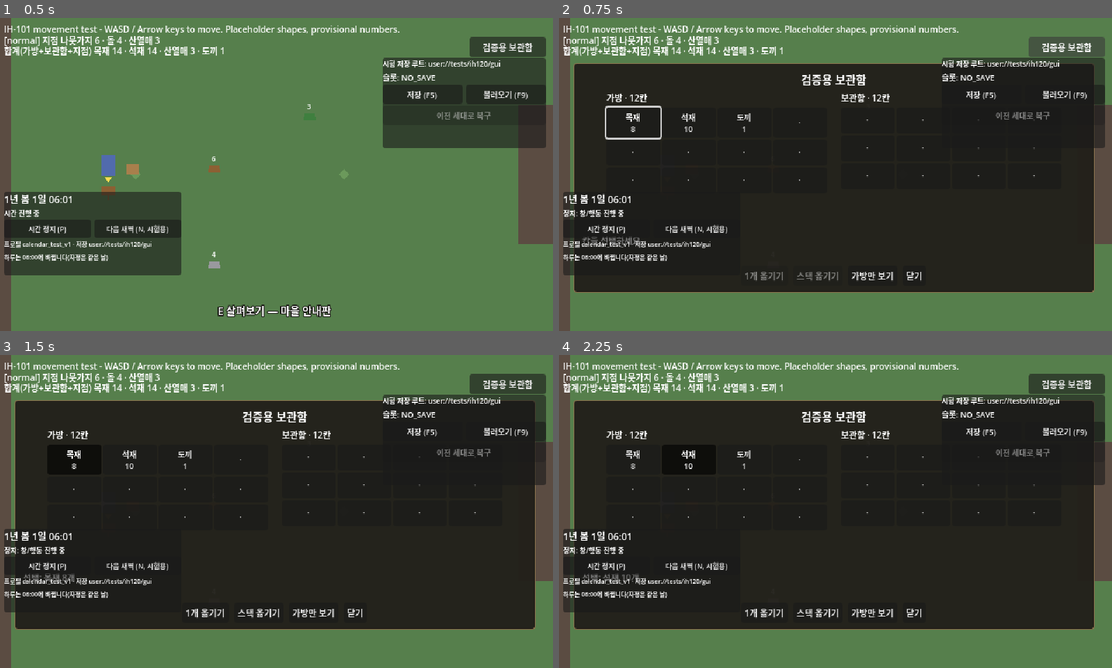
Above: before the commit, frames 1-4 (two rows, left to right).
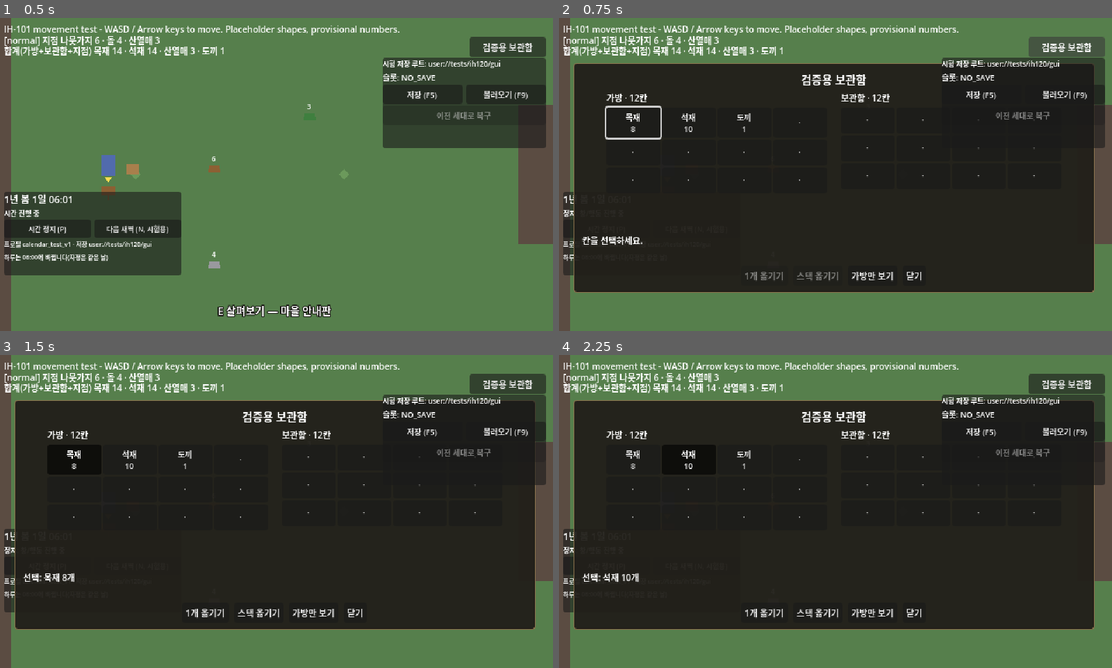
Above: after the commit, the same moments.

Repository: moonhyeonjun/iron-and-harvest
Game: Godot game, scene res://scenes/tests/calendar_test.tscn
Same seed, same stepped clock (60 frames per second), same inputs: the game is played once before the commit and once after it. This scene is started directly instead of the project's main scene.
Inputs:
- Up to frame 1 (0.5 s): no input
- Up to frame 2 (0.75 s): click "검증용 보관함" at 0.5 s
- Up to frame 3 (1.5 s): click "목재 8" at 1.25 s
- Up to frame 4 (2.25 s): click "석재 10" at 2 s

Frame 1 is identical in both runs. In frame 2, 1.1% of the frame differs, in the area x 2-31%, y 55-83%; in frame 3, 1.1%; in frame 4, 1.1%.

Commit message:
fix(calendar): draw the calendar HUD below modal panels
The rendered-window check showed the HUD (layer 4) covering the bag
panel's selection line. It now uses layer 1, under the inspect (2) and
bag (3) panels; it still does not overlap the save panel.

Refs: IH-120

Co-Authored-By: Claude Opus 5.5 <noreply@anthropic.com>

Diff:
--- a/game/ui/calendar/calendar_hud.gd
+++ b/game/ui/calendar/calendar_hud.gd
@@ -4,6 +4,7 @@
 ## profile and test root. Emits intents with the epoch (and revision) it was showing; it
 ## never touches the calendar. Labels are rewritten only when the visible minute, day or
 ## reasons change; the epoch/revision sent by the buttons are refreshed on every view.
+## Layer 1: below the modal panels (bag 3, inspect 2), so an open panel is never covered.
 
 signal pause_requested(epoch: int)
 signal next_day_requested(epoch: int, revision: int)
--- a/game/ui/calendar/calendar_hud.tscn
+++ b/game/ui/calendar/calendar_hud.tscn
@@ -3,7 +3,7 @@
 [ext_resource type="Script" path="res://ui/calendar/calendar_hud.gd" id="1_hud"]
 
 [node name="CalendarHUD" type="CanvasLayer"]
-layer = 4
+layer = 1
 script = ExtResource("1_hud")
 
 [node name="Panel" type="PanelContainer" parent="."]
